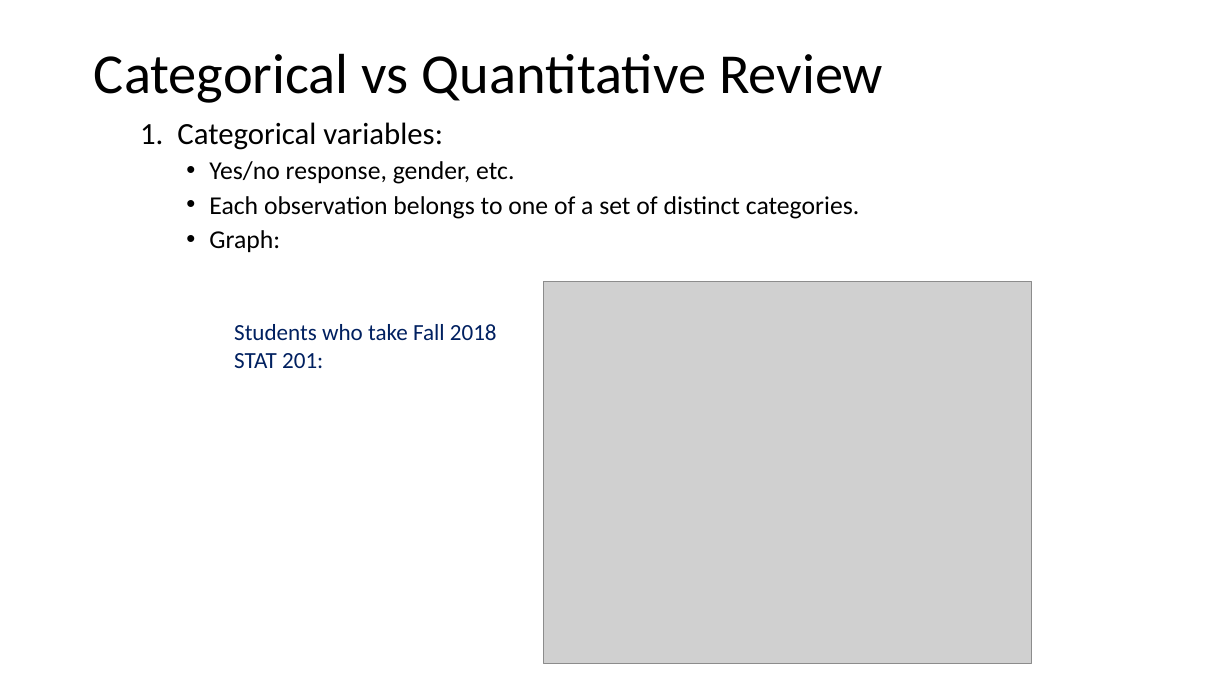
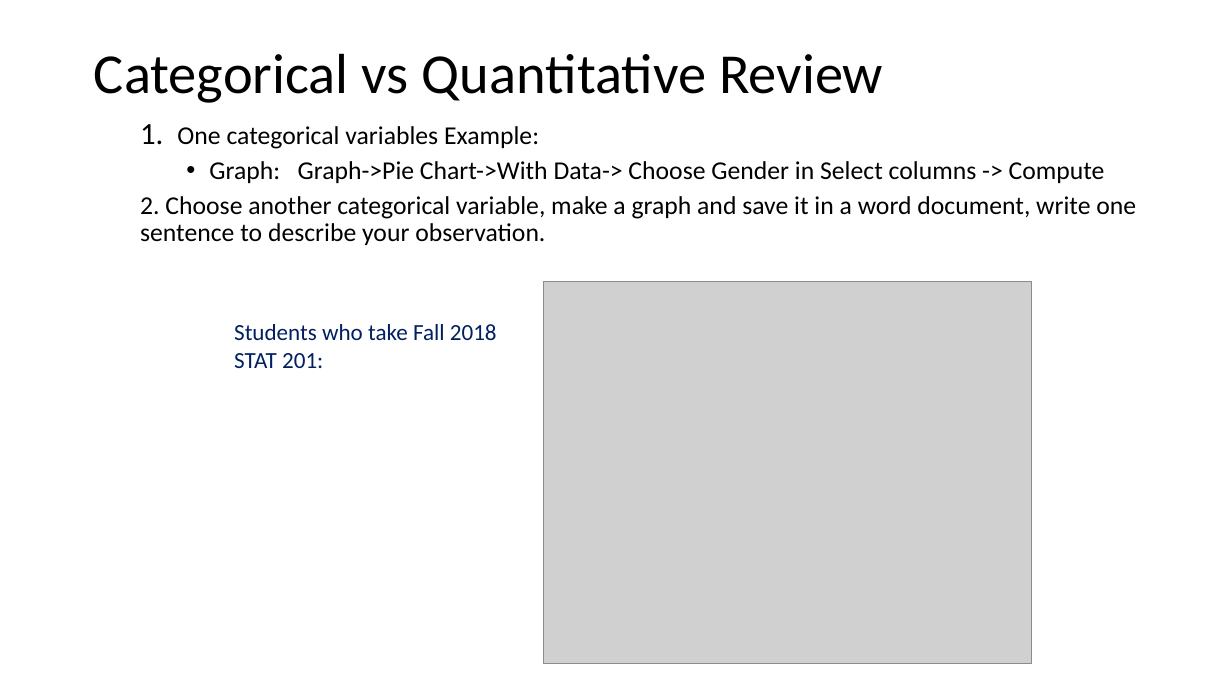
Before and after one commit to Shanlearning/Stat-201-teaching, a slide deck: slide 7 of Lab2/Lab 2.pptx. Drawn at 1232x693 pixels with LibreOffice and Linux fonts; fonts in the diff are those of the drawing; grey boxes stand for pictures. Boxes give left, top, right and bottom in pixels: in the first picture for what was removed or moved away, otherwise in the second. Text is boxed around its words. In the diff, an @@ line names an element or a change of style, - is before the commit and + after.

```diff
--- a/Lab2/Lab 2.pptx
+++ b/Lab2/Lab 2.pptx
@@ text at <box>140,124,1136,245</box>: text changed @@
-  1. Categorical variables:
-    • Yes/no response, gender, etc.
-    • Each observation belongs to one of a set of distinct categories.
-    • Graph:
+  1. One categorical variables Example:
+    • Graph: Graph->Pie Chart->With Data-> Choose Gender in Select columns -> Compute
+  2. Choose another categorical variable, make a graph and save it in a word document, write one sentence to describe your observation.
```
Also in this commit, not shown: 4 other slides changed.
